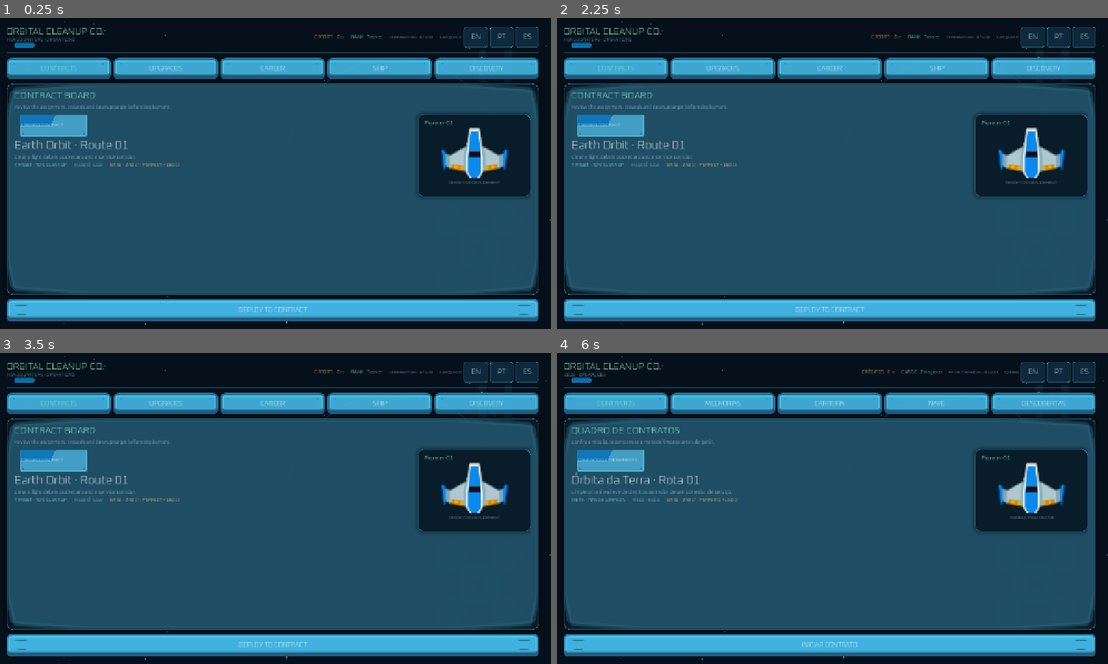
Above: before the commit, frames 1-4 (two rows, left to right).
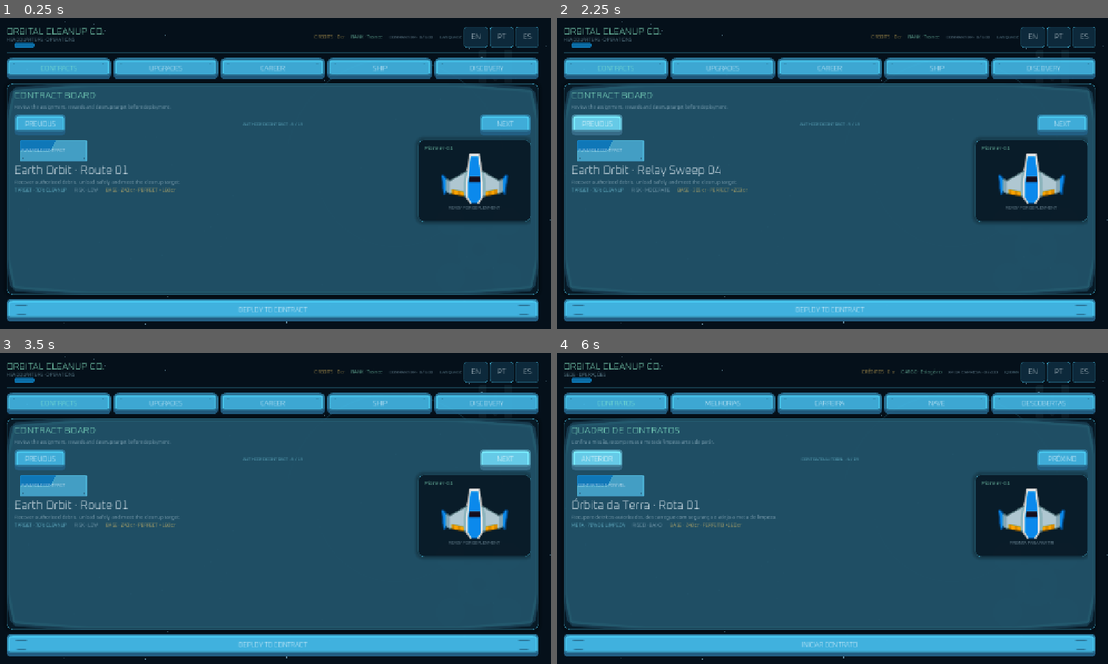
Above: after the commit, the same moments.

Repository: EwertonMendes/Orbital-Cleanup-Co.
Game: Godot game, scene res://src/core/app/app_root.tscn
Same seed, same stepped clock (60 frames per second), same inputs: the game is played once before the commit and once after it.
Inputs (mouse positions are in pixels of both pictures, inside the frame that each line leads up to):
- Up to frame 1 (0.25 s): no input
- Up to frame 2 (2.25 s): click "DEPLOY TO CONTRACT" at 0.5 s; click "ABORT CONTRACT" at 1.25 s; click (595, 123) at 2 s, where only the run after the commit has a clickable "PREVIOUS"
- Up to frame 3 (3.5 s): click (506, 458) at 2.75 s, where only the run after the commit has a clickable "NEXT"
- Up to frame 4 (6 s): click (1063, 458) at 3.5 s, where only the run after the commit has a clickable "NEXT"; click "EN" at 4.25 s; click "PT" at 5 s; click (595, 458) at 5.75 s, where only the run after the commit has a clickable "ANTERIOR"

The runs differ from the first frame. In frame 1, 7.4% of the frame differs, in the area x 2-97%, y 30-66%; in frame 2, 7.6%; in frame 3, 7.4%; in frame 4, 7.7%.

Commit message:
feat: browse authored contracts from headquarters

Diff:
--- a/src/game/sector/content_registry.gd
+++ b/src/game/sector/content_registry.gd
@@ -32,6 +32,21 @@
 
 func get_cosmetic(id: String) -> Dictionary:
 	return _load_named("cosmetics", id)
+
+func list_sector_ids() -> PackedStringArray:
+	var ids := PackedStringArray()
+	var dir := DirAccess.open("%s/sectors" % CONTENT_ROOT)
+	assert(dir != null, "Unable to enumerate sector content.")
+
+	dir.list_dir_begin()
+	var filename := dir.get_next()
+	while not filename.is_empty():
+		if not dir.current_is_dir() and filename.ends_with(".json"):
+			ids.append(filename.left(filename.length() - 5))
+		filename = dir.get_next()
+	dir.list_dir_end()
+	ids.sort()
+	return ids
 
 func get_salvage_definition(id: String) -> SalvageDefinition:
 	if _salvage_cache.has(id):
--- a/src/ui/screens/operations/operations_screen.gd
+++ b/src/ui/screens/operations/operations_screen.gd
@@ -38,6 +38,9 @@
 @onready var career_xp_label: Label = %CareerXpLabel
 @onready var career_xp_bar: ProgressBar = %CareerXpBar
 @onready var contract_state: Label = %ContractState
+@onready var contract_position: Label = %ContractPosition
+@onready var previous_contract: Button = %PreviousContract
+@onready var next_contract: Button = %NextContract
 @onready var contract_title: Label = %ContractTitle
 @onready var contract_description: Label = %ContractDescription
 @onready var contract_target: Label = %ContractTarget
@@ -68,6 +71,9 @@
 var _router: SceneRouter
 var _progression: ProgressionService
 var _registry := ContentRegistry.new()
+var _generator := SectorGenerator.new()
+var _sector_ids := PackedStringArray()
+var _selected_sector_index := 0
 var _sector_plan: Dictionary = {}
 var _active_tab := Tab.CONTRACTS
 var _tab_group := ButtonGroup.new()
@@ -83,14 +89,19 @@
 
 	var scaler := DifficultyScaler.new()
 	scaler.configure(_registry)
-	var generator := SectorGenerator.new()
-	generator.configure(_registry, scaler)
-	_sector_plan = generator.generate(DEFAULT_SECTOR_ID)
+	_generator.configure(_registry, scaler)
+	_sector_ids = _registry.list_sector_ids()
+	assert(not _sector_ids.is_empty(), "Headquarters requires at least one authored sector.")
+	var preferred_index := _sector_ids.find(DEFAULT_SECTOR_ID)
+	_selected_sector_index = preferred_index if preferred_index >= 0 else 0
+	_load_selected_sector()
 
 func _ready() -> void:
 	_validate_contracts()
 	resized.connect(_apply_responsive_layout)
 	primary_action.pressed.connect(_deploy_training)
+	previous_contract.pressed.connect(_select_relative_contract.bind(-1))
+	next_contract.pressed.connect(_select_relative_contract.bind(1))
 
 	_setup_tabs()
 	english_button.pressed.connect(_change_locale.bind("en"))
@@ -114,6 +125,7 @@
 	assert(content_scroll != null, "Headquarters requires ContentScroll.")
 	assert(content_shell != null, "Headquarters requires ContentShell.")
 	assert(primary_action != null, "Headquarters requires PrimaryAction.")
+	assert(previous_contract != null and next_contract != null and contract_position != null, "Headquarters requires authored contract navigation.")
 	assert(upgrade_grid != null, "Headquarters requires UpgradeGrid.")
 	assert(career_list != null, "Headquarters requires CareerList.")
 	assert(ship_preview != null and contract_ship_art != null, "Headquarters requires cosmetic ship previews.")
@@ -180,8 +192,30 @@
 	var scene := load(FLIGHT_SCREEN_PATH) as PackedScene
 	assert(scene != null, "Training flight screen must be loadable.")
 	var flight_context := _context.duplicate()
-	flight_context["sector_id"] = DEFAULT_SECTOR_ID
+	flight_context["sector_id"] = String(_sector_ids[_selected_sector_index])
 	_router.show_screen(scene, flight_context)
+
+func _select_relative_contract(delta: int) -> void:
+	if _sector_ids.size() <= 1:
+		return
+	_selected_sector_index = (_selected_sector_index + delta) % _sector_ids.size()
+	if _selected_sector_index < 0:
+		_selected_sector_index += _sector_ids.size()
+	_load_selected_sector()
+	_refresh_contracts()
+
+func _load_selected_sector() -> void:
+	assert(_selected_sector_index >= 0 and _selected_sector_index < _sector_ids.size(), "Selected sector index is out of bounds.")
+	_sector_plan = _generator.generate(String(_sector_ids[_selected_sector_index]))
+
+func _risk_key(difficulty: int) -> String:
+	if difficulty <= 3:
+		return "HQ_RISK_LOW"
+	if difficulty <= 6:
+		return "HQ_RISK_MODERATE"
+	if difficulty <= 9:
+		return "HQ_RISK_ELEVATED"
+	return "HQ_RISK_HIGH"
 
 func _change_locale(locale: String) -> void:
 	if _settings != null:
@@ -238,11 +272,16 @@
 
 	%ContractsTitle.text = tr("HQ_CONTRACTS_TITLE")
 	%ContractsSubtitle.text = tr("HQ_CONTRACTS_SUBTITLE")
-	contract_state.text = tr("OPS_TRAINING")
+	contract_state.text = tr("HQ_CONTRACT_AVAILABLE")
+	contract_position.text = tr("HQ_CONTRACT_INDEX_FMT") % [_selected_sector_index + 1, _sector_ids.size()]
+	previous_contract.text = tr("HQ_CONTRACT_PREVIOUS")
+	next_contract.text = tr("HQ_CONTRACT_NEXT")
+	previous_contract.disabled = _sector_ids.size() <= 1
+	next_contract.disabled = _sector_ids.size() <= 1
 	contract_title.text = tr(String(sector["display_name_key"]))
-	contract_description.text = tr("OPS_CONTRACT_DESCRIPTION")
+	contract_description.text = tr("HQ_CONTRACT_DESCRIPTION")
 	contract_target.text = tr("HQ_CONTRACT_TARGET_FMT") % int(round(float(contract_ref["target_percent"])))
-	contract_risk.text = tr("OPS_HAZARD")
+	contract_risk.text = tr(_risk_key(int(sector["difficulty"])))
 	contract_payout.text = tr("HQ_CONTRACT_PAY_FMT") % [base_pay, perfect_bonus]
 	%ContractShipName.text = tr("OPS_SHIP_NAME")
 	%ContractShipStatus.text = tr("HQ_SHIP_READY")
--- a/src/ui/screens/operations/operations_screen.tscn
+++ b/src/ui/screens/operations/operations_screen.tscn
@@ -295,6 +295,32 @@
 text = "Choose your next cleanup assignment."
 autowrap_mode = 2
 
+[node name="ContractSelector" type="HBoxContainer" parent="SafeArea/Layout/ContentShell/ContentMargin/ContentScroll/PanelHost/ContractsPanel"]
+layout_mode = 2
+theme_override_constants/separation = 8
+
+[node name="PreviousContract" parent="SafeArea/Layout/ContentShell/ContentMargin/ContentScroll/PanelHost/ContractsPanel/ContractSelector" instance=ExtResource("4")]
+unique_name_in_owner = true
+custom_minimum_size = Vector2(118, 40)
+layout_mode = 2
+text = "PREVIOUS"
+
+[node name="ContractPosition" type="Label" parent="SafeArea/Layout/ContentShell/ContentMargin/ContentScroll/PanelHost/ContractsPanel/ContractSelector"]
+unique_name_in_owner = true
+layout_mode = 2
+size_flags_horizontal = 3
+theme_override_colors/font_color = Color(0.53, 0.88, 0.96, 1)
+theme_override_font_sizes/font_size = 10
+text = "AUTHORED CONTRACT · 1 / 1"
+horizontal_alignment = 1
+vertical_alignment = 1
+
+[node name="NextContract" parent="SafeArea/Layout/ContentShell/ContentMargin/ContentScroll/PanelHost/ContractsPanel/ContractSelector" instance=ExtResource("4")]
+unique_name_in_owner = true
+custom_minimum_size = Vector2(118, 40)
+layout_mode = 2
+text = "NEXT"
+
 [node name="ContractHero" type="BoxContainer" parent="SafeArea/Layout/ContentShell/ContentMargin/ContentScroll/PanelHost/ContractsPanel"]
 unique_name_in_owner = true
 layout_mode = 2
--- a/tools/validate_core_contracts.gd
+++ b/tools/validate_core_contracts.gd
@@ -52,6 +52,9 @@
 	_expect(screen.find_child("UpgradeGrid", true, false) is GridContainer, "Headquarters requires upgrade grid.")
 	_expect(screen.find_child("CareerList", true, false) is VBoxContainer, "Headquarters requires career ladder.")
 	_expect(screen.find_child("ContentScroll", true, false) is ScrollContainer, "Headquarters content must degrade gracefully on compact screens.")
+	_expect(screen.find_child("PreviousContract", true, false) is Button, "Headquarters requires previous authored contract action.")
+	_expect(screen.find_child("NextContract", true, false) is Button, "Headquarters requires next authored contract action.")
+	_expect(screen.find_child("ContractPosition", true, false) is Label, "Headquarters requires authored contract position feedback.")
 
 	for tab_name in ["ContractsTab", "UpgradesTab", "CareerTab", "ShipTab", "DiscoveryTab"]:
 		_expect(screen.find_child(tab_name, true, false) is Button, "Headquarters requires tab: %s" % tab_name)
@@ -64,7 +67,7 @@
 		"ContractsPanel", "UpgradesPanel", "CareerPanel", "ShipPanel", "DiscoveryPanel",
 		"ContractHero", "ShipBody", "PrimaryAction", "Footer", "UpgradeGrid", "CareerList",
 		"CreditsLabel", "RankLabel", "XpLabel", "CareerRankValue", "CareerXpLabel", "CareerXpBar",
-		"ContractState", "ContractTitle", "ContractDescription", "ContractTarget", "ContractRisk",
+		"ContractState", "ContractPosition", "PreviousContract", "NextContract", "ContractTitle", "ContractDescription", "ContractTarget", "ContractRisk",
 		"ContractPayout", "LastResult", "ShipStats", "DiscoveryCount", "CompletedContracts",
 		"EnglishButton", "PortugueseButton", "SpanishButton", "ContractsTab", "UpgradesTab",
 		"CareerTab", "ShipTab", "DiscoveryTab", "CompanyLabel", "DeskLabel", "LanguageLabel",
@@ -126,8 +129,18 @@
 	_expect(float(level_high["reward_multiplier"]) <= 8.0, "DifficultyScaler must respect configured caps.")
 	_expect(float(level_high["mass_multiplier"]) <= 2.2, "DifficultyScaler mass curve must remain bounded.")
 
+	var sector_ids := registry.list_sector_ids()
+	_expect(sector_ids.size() >= 13, "Initial content pack must expose at least 13 authored sectors.")
+	for required_sector in ["earth_orbit_03", "lunar_belt_01", "mars_freight_01", "blue_nebula_01"]:
+		_expect(sector_ids.has(required_sector), "Initial content pack missing authored sector: %s" % required_sector)
+
 	var generator := SectorGenerator.new()
 	generator.configure(registry, scaler)
+	for sector_id in sector_ids:
+		var authored_plan := generator.generate(sector_id)
+		_expect(not authored_plan.is_empty(), "Every authored sector must generate: %s" % sector_id)
+		_expect((authored_plan["salvage_spawns"] as Array).size() >= 5, "Every authored sector needs salvage: %s" % sector_id)
+
 	var plan_a := generator.generate("earth_training_01")
 	var plan_b := generator.generate("earth_training_01")
 	var plan_variant := generator.generate("earth_training_02")
